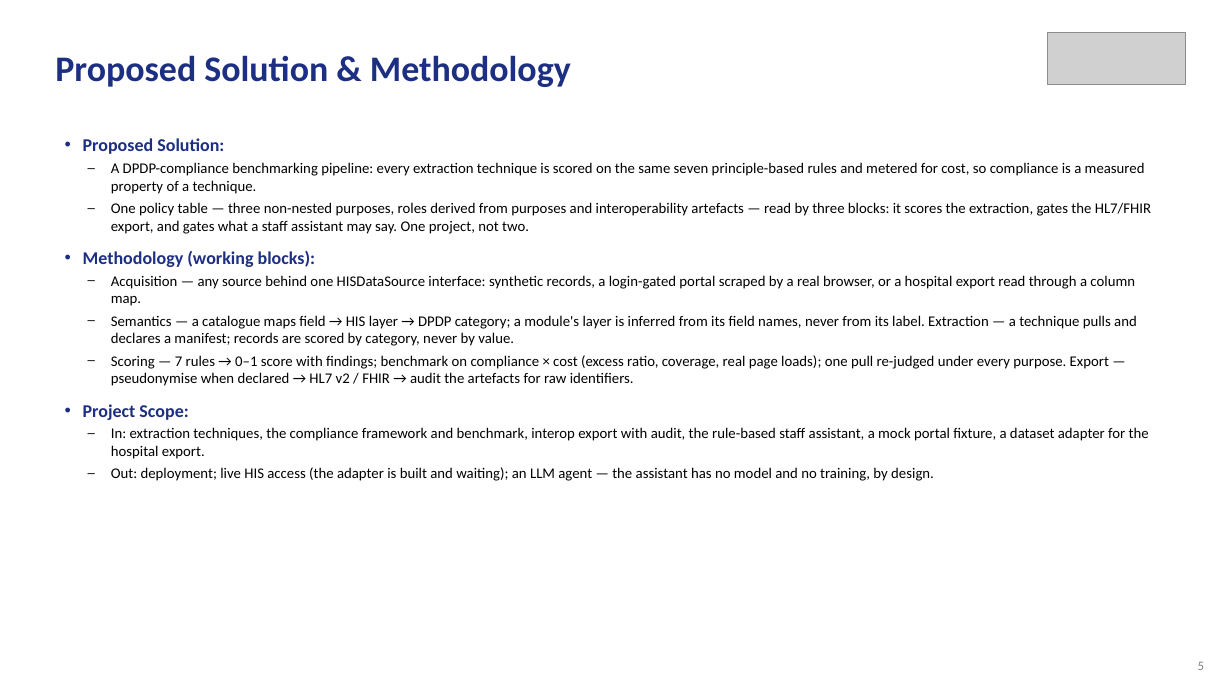
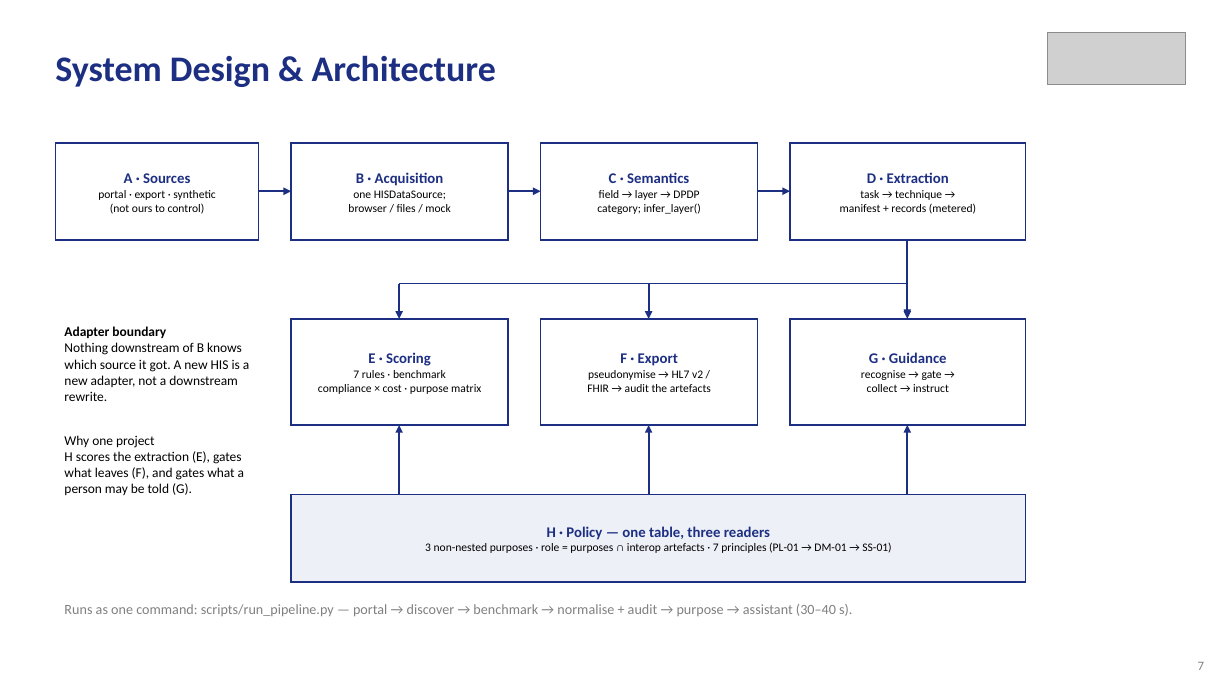
Before and after one commit to aysk1209/his-scraping-dpdp-project, a slide deck: slide 7 of Review-II.pptx (slide 5 before the commit). Drawn at 1232x693 pixels with LibreOffice and Linux fonts; fonts in the diff are those of the drawing; grey boxes stand for pictures. Boxes give left, top, right and bottom in pixels: in the first picture for what was removed or moved away, otherwise in the second. Text is boxed around its words. In the diff, an @@ line names an element or a change of style, - is before the commit and + after.

```diff
--- a/Review-II.pptx
+++ b/Review-II.pptx
@@ text at <box>55,55,496,87</box>: text changed @@
-Proposed Solution & Methodology
+System Design & Architecture
@@ rectangle added at <box>55,143,259,240</box>, fill #FFFFFF, outline #1D2F82 1.25 pt, 9 pt, text #000000 @@
+A · Sources
+portal · export · synthetic
+(not ours to control)
@@ text removed at <box>83,138,1151,481</box> @@
-• Proposed Solution:
-  – A DPDP-compliance benchmarking pipeline: every extraction technique is scored on the same seven principle-based rules and metered for cost, so compliance is a measured property of a technique.
-  – One policy table — three non-nested purposes, roles derived from purposes and interoperability artefacts — read by three blocks: it scores the extraction, gates the HL7/FHIR export, and gates what a staff assistant may say. One project, not two.
-• Methodology (working blocks):
-  – Acquisition — any source behind one HISDataSource interface: synthetic records, a login-gated portal scraped by a real browser, or a hospital export read through a column map.
-  – Semantics — a catalogue maps field → HIS layer → DPDP category; a module's layer is inferred from its field names, never from its label. Extraction — a technique pulls and declares a manifest; records are scored by category, never by value.
-  – Scoring — 7 rules → 0–1 score with findings; benchmark on compliance × cost (excess ratio, coverage, real page loads); one pull re-judged under every purpose. Export — pseudonymise when declared → HL7 v2 / FHIR → audit the artefacts for raw identifiers.
-• Project Scope:
-  – In: extraction techniques, the compliance framework and benchmark, interop export with audit, the rule-based staff assistant, a mock portal fixture, a dataset adapter for the hospital export.
-  – Out: deployment; live HIS access (the adapter is built and waiting); an LLM agent — the assistant has no model and no training, by design.
@@ rectangle added at <box>291,143,508,240</box>, fill #FFFFFF, outline #1D2F82 1.25 pt, 9 pt, text #000000 @@
+B · Acquisition
+one HISDataSource;
+browser / files / mock
@@ rectangle added at <box>541,143,758,240</box>, fill #FFFFFF, outline #1D2F82 1.25 pt, 9 pt, text #000000 @@
+C · Semantics
+field → layer → DPDP
+category; infer_layer()
@@ rectangle added at <box>790,143,1026,240</box>, fill #FFFFFF, outline #1D2F82 1.25 pt, 9 pt, text #000000 @@
+D · Extraction
+task → technique →
+manifest + records (metered)
@@ arrow added from (259, 191) to (291, 191), #1D2F82 1.5 pt @@
@@ arrow added from (508, 191) to (541, 191), #1D2F82 1.5 pt @@
@@ arrow added from (758, 191) to (790, 191), #1D2F82 1.5 pt @@
@@ arrow added from (908, 240) to (908, 317), #1D2F82 1.5 pt @@
@@ line added from (399, 284) to (908, 284), #1D2F82 1 pt @@
@@ arrow added from (399, 284) to (399, 319), #1D2F82 1.5 pt @@
@@ arrow added from (649, 284) to (649, 319), #1D2F82 1.5 pt @@
@@ text added at <box>64,326,249,495</box>, 10.5 pt, text #000000 @@
+Adapter boundary
+Nothing downstream of B knows which source it got. A new HIS is a new adapter, not a downstream rewrite.
+Why one project
+H scores the extraction (E), gates what leaves (F), and gates what a person may be told (G).
@@ rectangle added at <box>291,319,508,425</box>, fill #FFFFFF, outline #1D2F82 1.25 pt, 9 pt, text #000000 @@
+E · Scoring
+7 rules · benchmark
+compliance × cost · purpose matrix
@@ rectangle added at <box>541,319,758,425</box>, fill #FFFFFF, outline #1D2F82 1.25 pt, 9 pt, text #000000 @@
+F · Export
+pseudonymise → HL7 v2 /
+FHIR → audit the artefacts
@@ rectangle added at <box>790,319,1026,425</box>, fill #FFFFFF, outline #1D2F82 1.25 pt, 9 pt, text #000000 @@
+G · Guidance
+recognise → gate →
+collect → instruct
@@ arrow added from (908, 317) to (908, 319), #1D2F82 1.5 pt @@
@@ arrow added from (399, 494) to (399, 425), #1D2F82 1.5 pt @@
@@ arrow added from (649, 494) to (649, 425), #1D2F82 1.5 pt @@
@@ arrow added from (908, 494) to (908, 425), #1D2F82 1.5 pt @@
@@ rectangle added at <box>291,494,1026,582</box>, fill #EEF0F8, outline #1D2F82 1.25 pt, 9 pt, text #000000 @@
+H · Policy — one table, three readers
+3 non-nested purposes · role = purposes ∩ interop artefacts · 7 principles (PL-01 → DM-01 → SS-01)
@@ text added at <box>64,604,852,616</box>, 11 pt, text #808080 @@
+Runs as one command: scripts/run_pipeline.py — portal → discover → benchmark → normalise + audit → purpose → assistant (30–40 s).
@@ text at <box>1198,662,1204,670</box>: text changed @@
-5
+7
```
Also in this commit, not shown: 8 other slides changed, 5 slides added, 4 slides removed, 4 other files.
